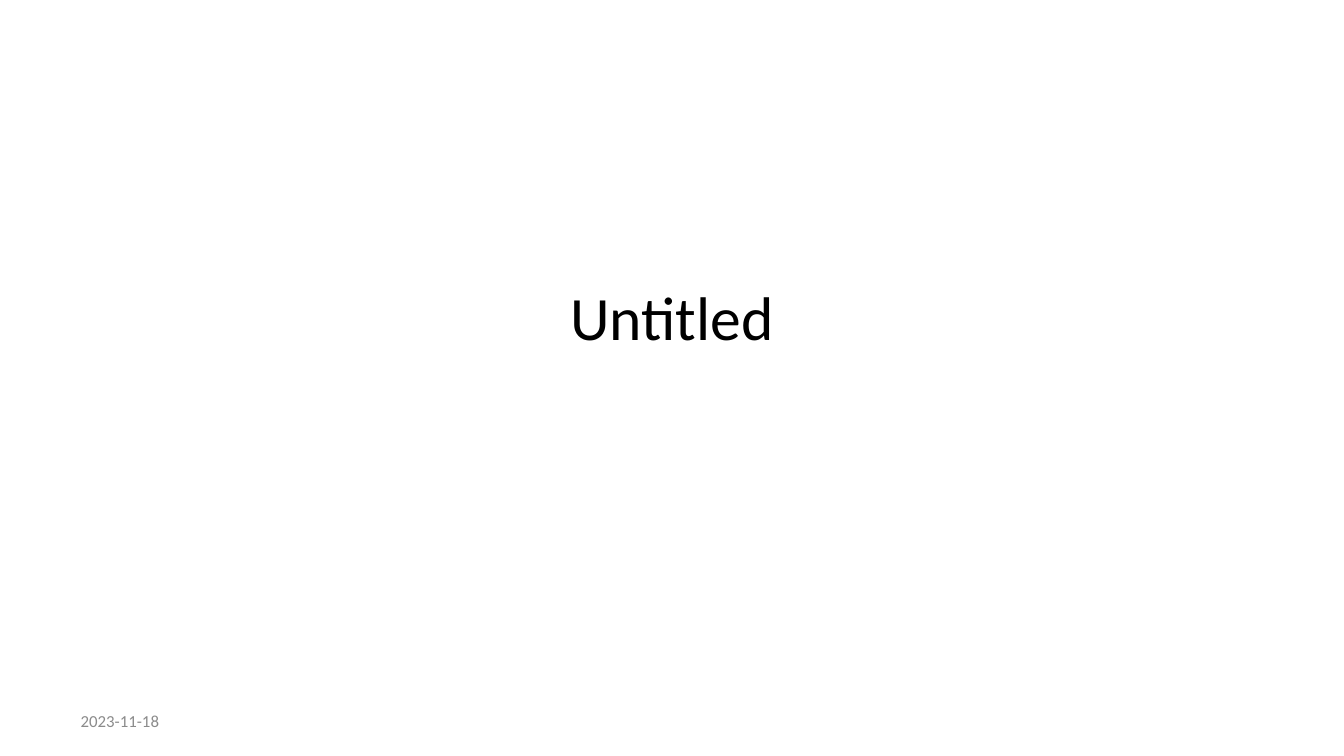
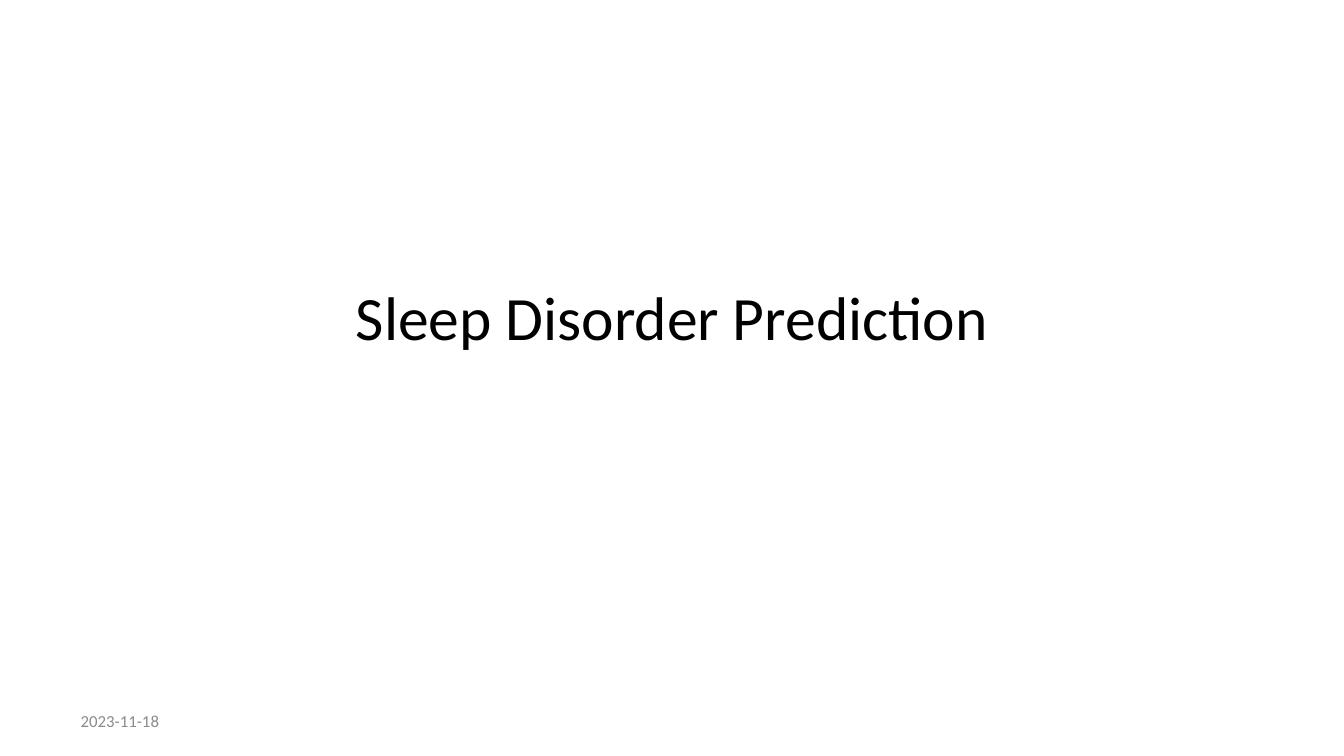
Before and after one commit to Sarah-Alshumayri/Data_Sciences_PPT, a slide deck: slide 1 of Progress_Presentation.pptx. Drawn at 1344x756 pixels with LibreOffice and Linux fonts; fonts in the diff are those of the drawing. Boxes give left, top, right and bottom in pixels: in the first picture for what was removed or moved away, otherwise in the second. Text is boxed around its words. In the diff, an @@ line names an element or a change of style, - is before the commit and + after.

```diff
--- a/Progress_Presentation.pptx
+++ b/Progress_Presentation.pptx
@@ title at (356, 297, 988, 350): text changed @@
-Untitled
+Sleep Disorder Prediction
```
Also in this commit, not shown: 1 other slide changed, 1 slide added, 1 slide removed, 1 other file.
